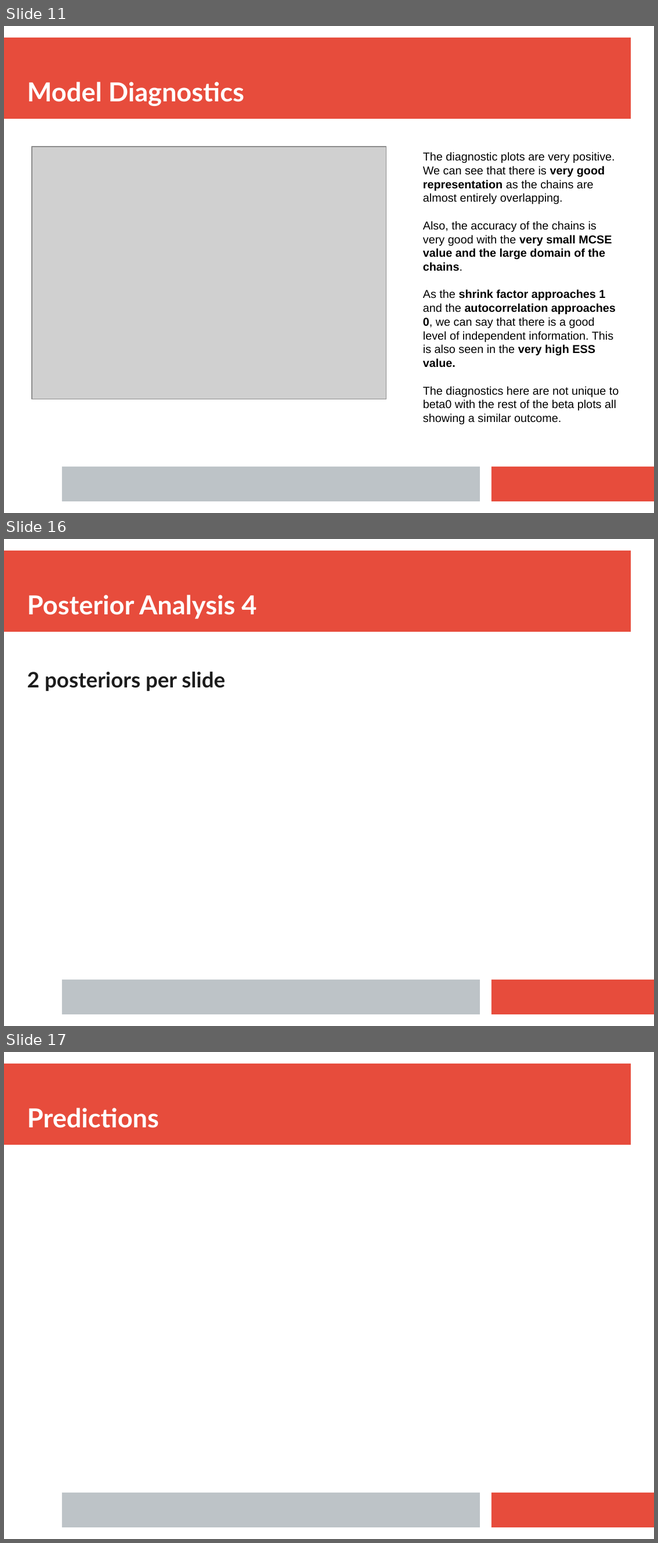
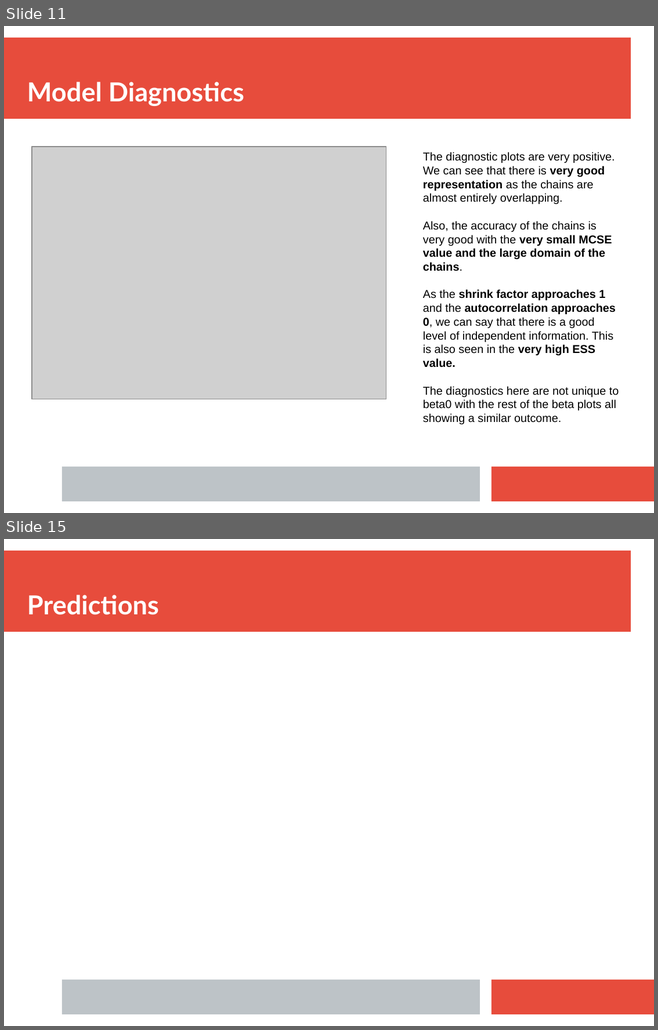
Before and after one commit to tim-kirkbride/BayesianAssignment, a slide deck: Presentation.pptx. Shown one above the other, each under a label of ours: slides 11, 16 and 17 before the commit, slides 11 and 15 after it; the slides between them are not shown. The pictures are 658x1543 and 658x1030 pixels, drawn with LibreOffice and Linux fonts; fonts in the diff are those of the drawing; grey boxes stand for pictures. Boxes give left, top, right and bottom in pixels: in the first picture for what was removed or moved away, otherwise in the second. Text is boxed around its words. In the diff, an @@ line names an element or a change of style, - is before the commit and + after.

```diff
--- a/Presentation.pptx
+++ b/Presentation.pptx
@@ slide 16 removed at bbox=[4, 539, 654, 1026], background #FFFFFF; not listed: 3 template elements that a slide beside it also shows @@
@@ text removed at bbox=[27, 595, 256, 619] @@
-Posterior Analysis 4
@@ text removed at bbox=[27, 671, 225, 691] @@
-2 posteriors per slide
@@ what was slide 17 is now slide 15 @@
```
Also in this commit, not shown: 1 slide changed, 2 slides added, 3 other slides removed.
